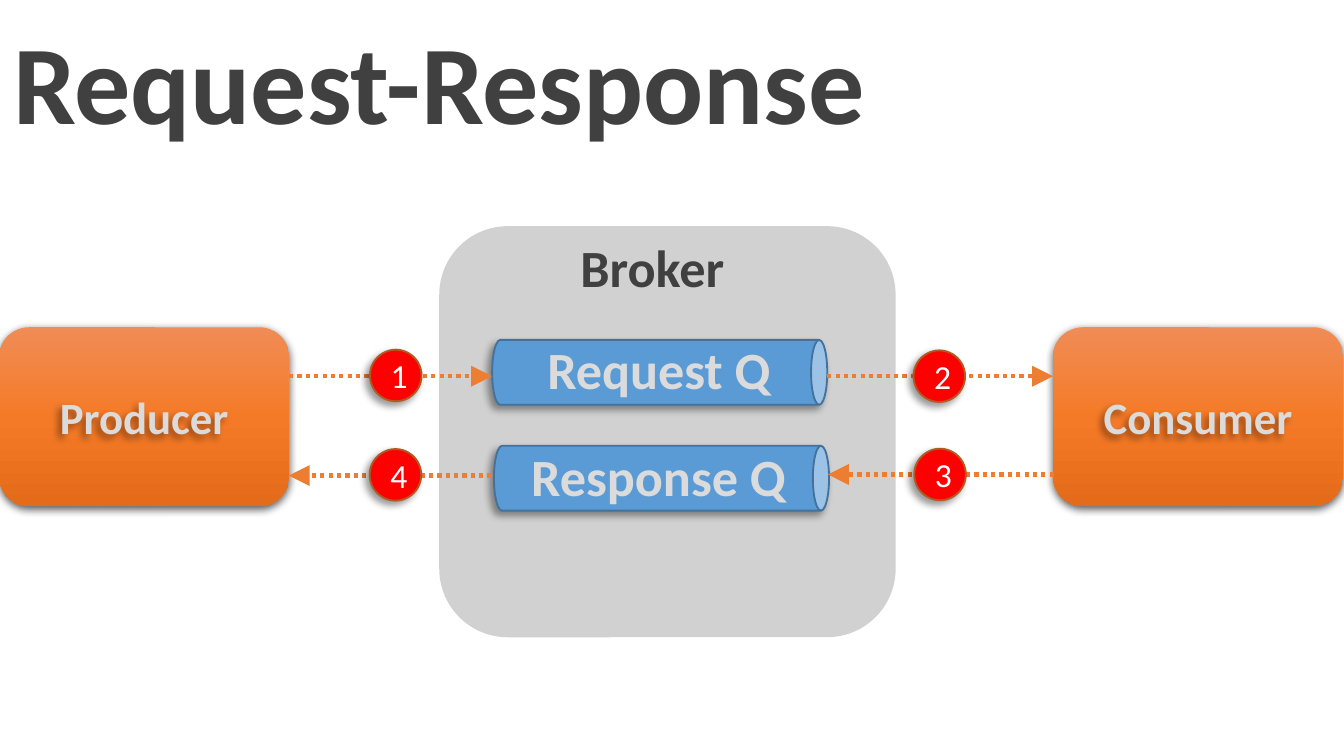
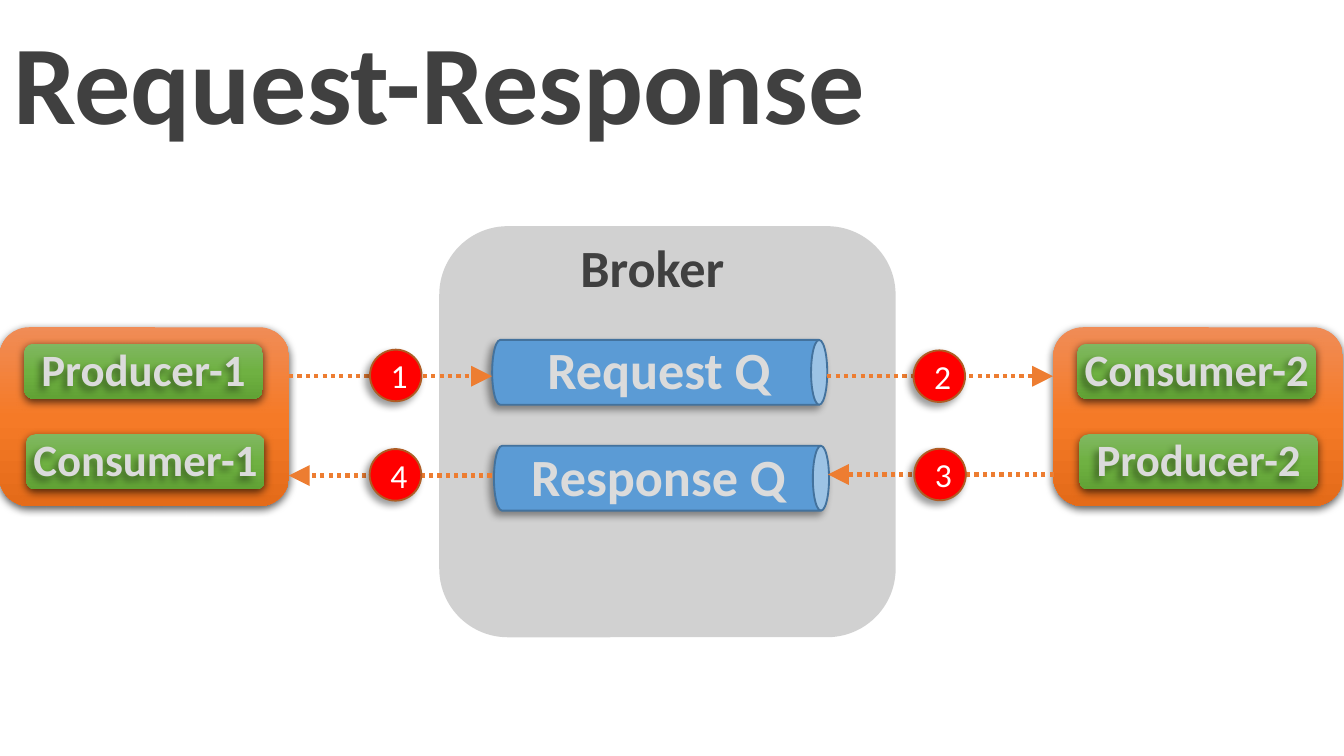
Before and after one commit to dreamuth/Jms101, a slide deck: slide 11 of ppt/jms slides.pptx. Drawn at 1344x756 pixels with LibreOffice and Linux fonts; fonts in the diff are those of the drawing. Boxes give left, top, right and bottom in pixels: in the first picture for what was removed or moved away, otherwise in the second. Text is boxed around its words. In the diff, an @@ line names an element or a change of style, - is before the commit and + after.

```diff
--- a/ppt/jms slides.pptx
+++ b/ppt/jms slides.pptx
@@ rounded rectangle added at <box>24,344,262,399</box>, fill gradient #81B861 to #6FB242 to #62A336 @@
@@ text at <box>41,354,245,391</box>: text changed @@
-Producer
+Producer-1
@@ rounded rectangle added at <box>1078,344,1316,399</box>, fill gradient #81B861 to #6FB242 to #62A336 @@
@@ text at <box>1085,356,1309,391</box>: text changed @@
-Consumer
+Consumer-2
@@ rounded rectangle added at <box>26,434,263,489</box>, fill gradient #81B861 to #6FB242 to #62A336 @@
@@ text added at <box>33,446,257,481</box>, 24 pt, text pattern #A5A5A5 on #DBDBDB, bold @@
+Consumer-1
@@ rounded rectangle added at <box>1079,434,1317,489</box>, fill gradient #81B861 to #6FB242 to #62A336 @@
@@ text added at <box>1097,444,1301,481</box>, 24 pt, text pattern #A5A5A5 on #DBDBDB, bold @@
+Producer-2
```
Also in this commit, not shown: 3 other slides changed, 1 other file.
